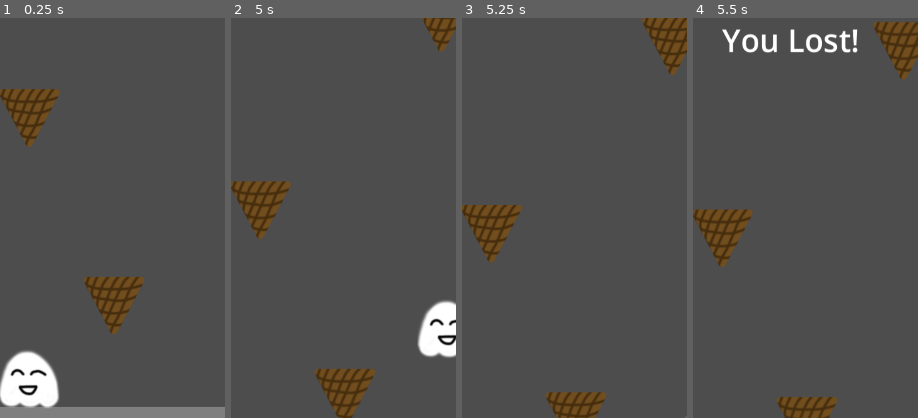
Above: before the commit, frames 1-4 (left to right).
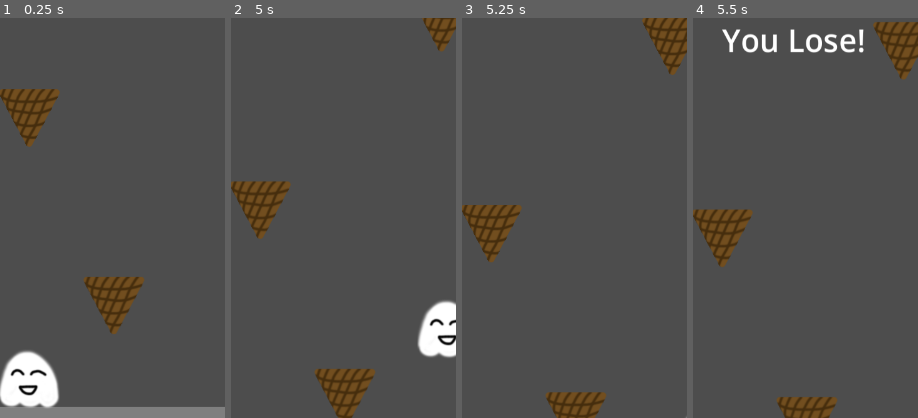
Above: after the commit, the same moments.

Repository: bsu-cs315/E2-hovell
Game: Godot game, scene res://level/level.tscn
The game is run twice, just before and just after one commit, with the same random seed, the same clock (stepped at 60 frames per second) and the same inputs.
Inputs:
- Up to frame 1 (0.25 s): no input
- Up to frame 2 (5 s): tap Enter at 0.5 s; hold Right (ui_right) 0.53-2.03 s; tap Up (ui_up) at 0.77, 1.52, 3.02, 3.77, 4.52 s; hold Left (ui_left) 2.03-2.78 s; hold Right (ui_right) 2.78-4.28 s; hold Left (ui_left) from 4.28 s (still down)
- Up to frame 3 (5.25 s): release Left (ui_left) at 5.03 s; hold Right (ui_right) from 5.03 s (still down)
- Up to frame 4 (5.5 s): keep holding Right (ui_right)
The pictures show only the part of the screen within x 44-94%, y 50-100%; the shares and areas given below are measured in that part.

Frames 1-3 are identical in both runs. In frame 4, 0.3% of the frame differs, in the area x 64-76%, y 2-9%.

Commit message:
Add win game condition based on time

Diff:
--- a/project/level/level.gd
+++ b/project/level/level.gd
@@ -11,12 +11,12 @@
 
 var _min_spawn_timer := 1.5
 var _max_spawn_timer := 2.0
-var next_cone_secs : float
+var _next_cone_secs : float
 
 @onready var _camera_object : Camera2D = $MainCamera
 @onready var _cone_timer_object : Timer = $ConeSpawnTimer
 @onready var _ice_cream_object : IceCream = $IceCream
-@onready var _lose_label : Label = $Lose
+@onready var _end_label : Label = $GameEndLabel
 
 func _ready() -> void:
 	_last_spawn_x = randf_range(50, 650)
@@ -26,9 +26,11 @@
 
 func _physics_process(_delta: float) -> void:
 	if _ice_cream_object.position.y > _camera_object.position.y + 700:
-		_lose_label.position = _camera_object.position
-		_lose_label.show()
+		_end_label.position = _camera_object.position
+		_end_label.text = "You Lose!"
+		_end_label.show()
 		game_finished.emit()
+		_cone_timer_object.stop()
 
 
 func _spawn_cone(_ydistance) -> void:
@@ -76,21 +78,27 @@
 	_spawn.global_position = _spawn_pos
 
 
-
-
 func _on_cone_spawn_timer_timeout() -> void:
 	_spawn_cone(_camera_object.position.y - 1000)
 
-	next_cone_secs = randf_range(_min_spawn_timer, _max_spawn_timer)
-	_cone_timer_object.wait_time = next_cone_secs
+	_next_cone_secs = randf_range(_min_spawn_timer, _max_spawn_timer)
+	_cone_timer_object.wait_time = _next_cone_secs
 	_cone_timer_object.start()
 
 
 func _on_start_timer_timeout() -> void:
 	_spawn_cone(_camera_object.position.y - 1000)
 
-	next_cone_secs = randf_range(_min_spawn_timer, _max_spawn_timer)
-	_cone_timer_object.wait_time = next_cone_secs
+	_next_cone_secs = randf_range(_min_spawn_timer, _max_spawn_timer)
+	_cone_timer_object.wait_time = _next_cone_secs
 	_cone_timer_object.start()
 
 	_camera_object.can_move = true
+
+
+func _on_win_timer_timeout() -> void:
+	_end_label.position = _camera_object.position
+	_end_label.text = "You Win!"
+	_end_label.show()
+	game_finished.emit()
+	_cone_timer_object.stop()
--- a/project/level/level.tscn
+++ b/project/level/level.tscn
@@ -27,7 +27,12 @@
 [node name="ConeSpawnTimer" type="Timer" parent="."]
 wait_time = 10.0
 
-[node name="Lose" type="Label" parent="."]
+[node name="WinTimer" type="Timer" parent="."]
+wait_time = 30.0
+one_shot = true
+autostart = true
+
+[node name="GameEndLabel" type="Label" parent="."]
 visible = false
 visibility_layer = 2
 z_index = 10
@@ -52,3 +57,4 @@
 [connection signal="game_finished" from="." to="MainCamera" method="_on_level_game_finished"]
 [connection signal="timeout" from="StartTimer" to="." method="_on_start_timer_timeout"]
 [connection signal="timeout" from="ConeSpawnTimer" to="." method="_on_cone_spawn_timer_timeout"]
+[connection signal="timeout" from="WinTimer" to="." method="_on_win_timer_timeout"]
